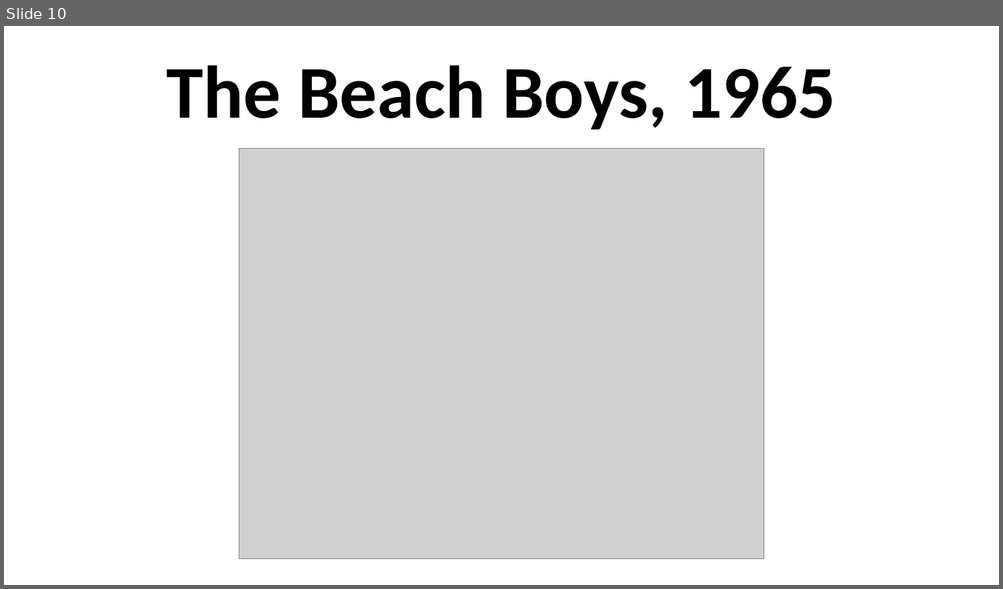
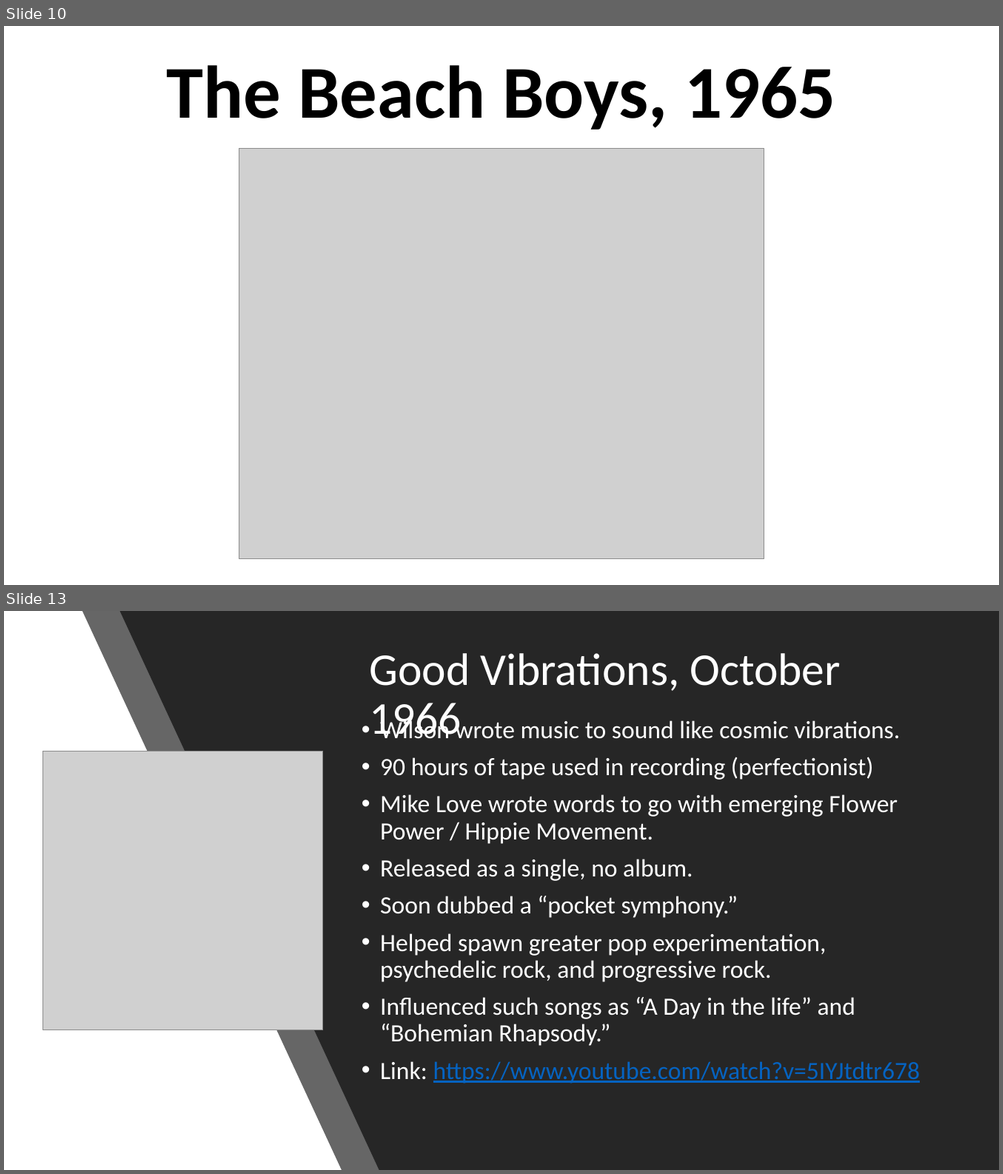
Before and after one commit to mrbaker1917/website, a slide deck: ASMU432/ppts/Beach Boys, Surf Music, and Hot.pptx. Shown one above the other, each under a label of ours: slide 10 before the commit, slides 10 and 13 after it; the slides between them are not shown. The pictures are 1003x589 and 1003x1174 pixels, drawn with LibreOffice and Linux fonts; fonts in the diff are those of the drawing; grey boxes stand for pictures; background and template pictures are left out. Boxes give left, top, right and bottom in pixels: in the first picture for what was removed or moved away, otherwise in the second. Text is boxed around its words. In the diff, an @@ line names an element or a change of style, - is before the commit and + after.

```diff
--- a/ASMU432/ppts/Beach Boys, Surf Music, and Hot.pptx
+++ b/ASMU432/ppts/Beach Boys, Surf Music, and Hot.pptx
@@ slide 13 added at (4, 611, 999, 1170), background #000000 @@
@@ rectangle added at (4, 611, 999, 1170), fill #FFFFFF @@
@@ freeform shape added at (82, 611, 998, 1170), fill #262626 at 70% opacity @@
@@ freeform shape added at (119, 611, 999, 1170), fill #262626 @@
@@ title added at (369, 653, 840, 739), 44 pt, text #FFFFFF @@
+Good Vibrations, October 1966
@@ text added at (380, 718, 920, 1084), 24 pt, text #FFFFFF @@
+• Wilson wrote music to sound like cosmic vibrations.
+• 90 hours of tape used in recording (perfectionist)
+• Mike Love wrote words to go with emerging Flower Power / Hippie Movement.
+• Released as a single, no album.
+• Soon dubbed a “pocket symphony.”
+• Helped spawn greater pop experimentation, psychedelic rock, and progressive rock.
+• Influenced such songs as “A Day in the life” and “Bohemian Rhapsody.”
+• Link: https://www.youtube.com/watch?v=5IYJtdtr678
@@ picture added at (43, 752, 324, 1031) @@
```
Also in this commit, not shown: 6 slides changed, 1 other slide added, 30 other files.
